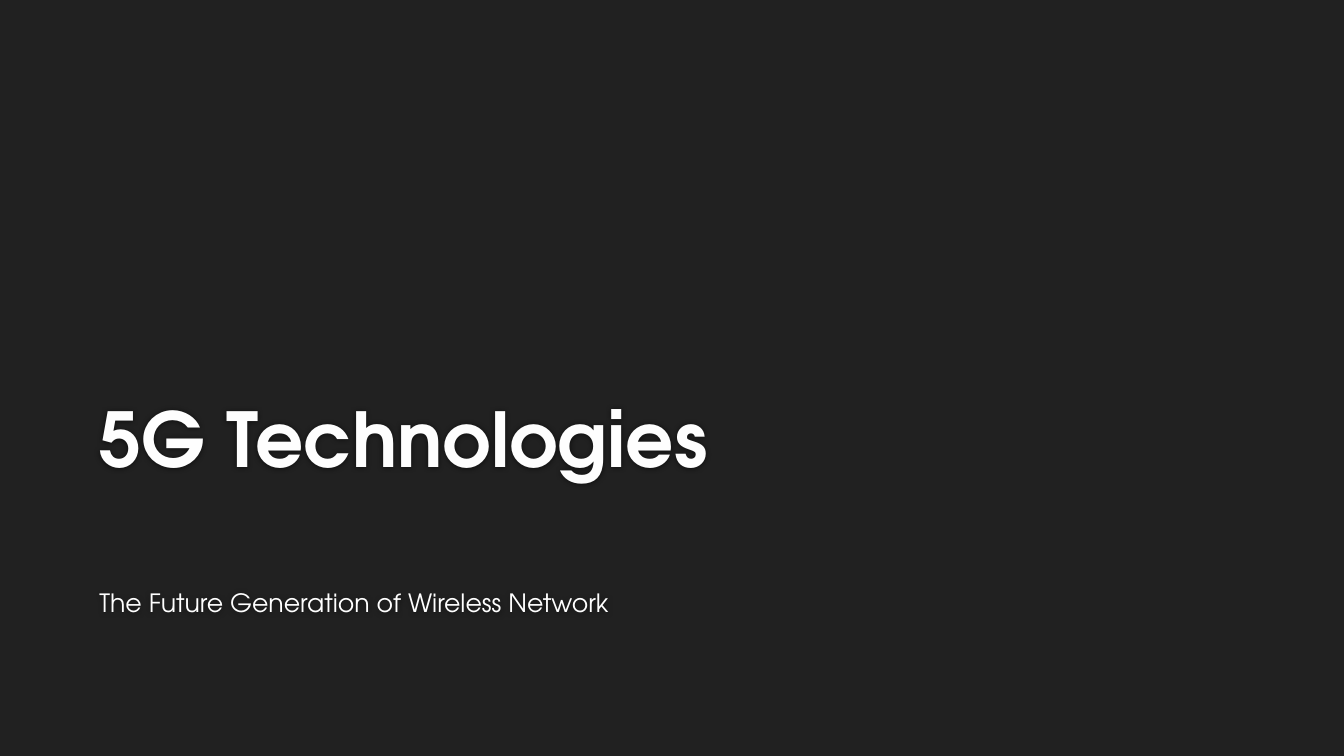
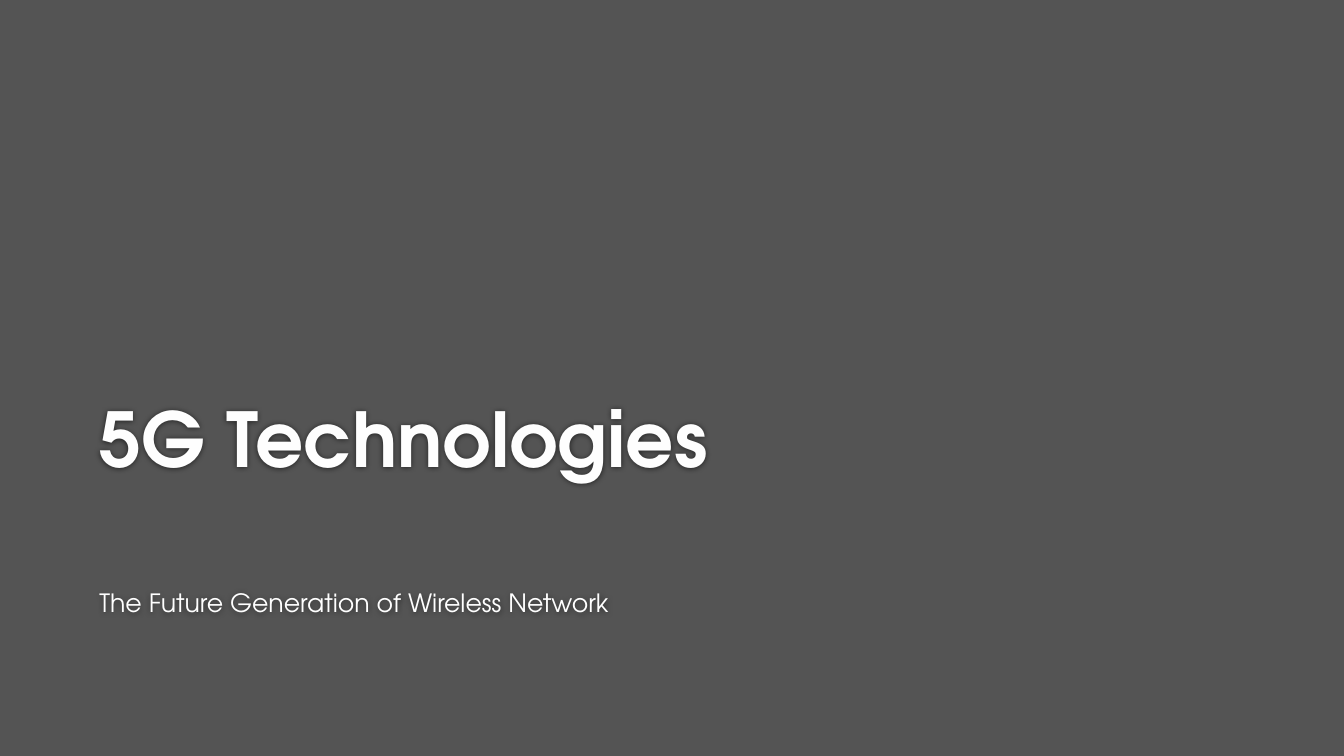
Before and after one commit to hackergirl1/5G-Presentation-, a slide deck: slide 1 of 5G Technologies.pptx. Drawn at 1344x756 pixels with LibreOffice and Linux fonts; fonts in the diff are those of the drawing; background and template pictures are left out. Boxes give left, top, right and bottom in pixels: in the first picture for what was removed or moved away, otherwise in the second. Text is boxed around its words. In the diff, an @@ line names an element or a change of style, - is before the commit and + after.

Commit message:
Slight design changes
changed the transparency oof the background so the text can be seen properly

```diff
--- a/5G Technologies.pptx
+++ b/5G Technologies.pptx
@@ background #212121 to #212121 at 77% opacity @@
```
Also in this commit, not shown: 2 slides added, 1 slide removed.
